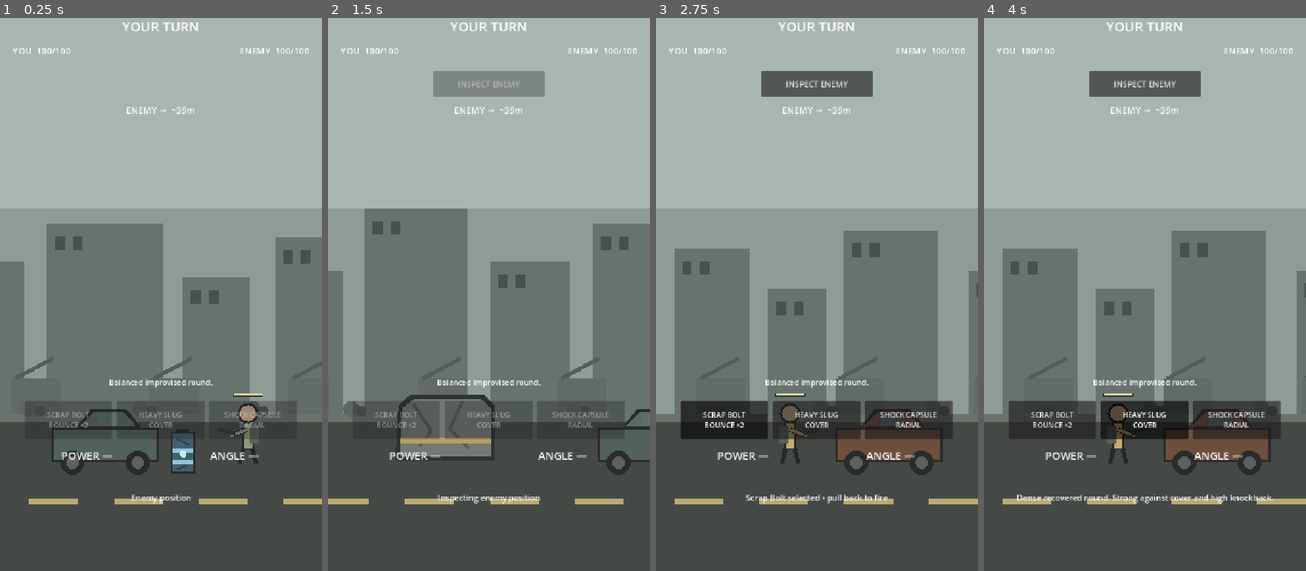
Above: before the commit, frames 1-4 (left to right).
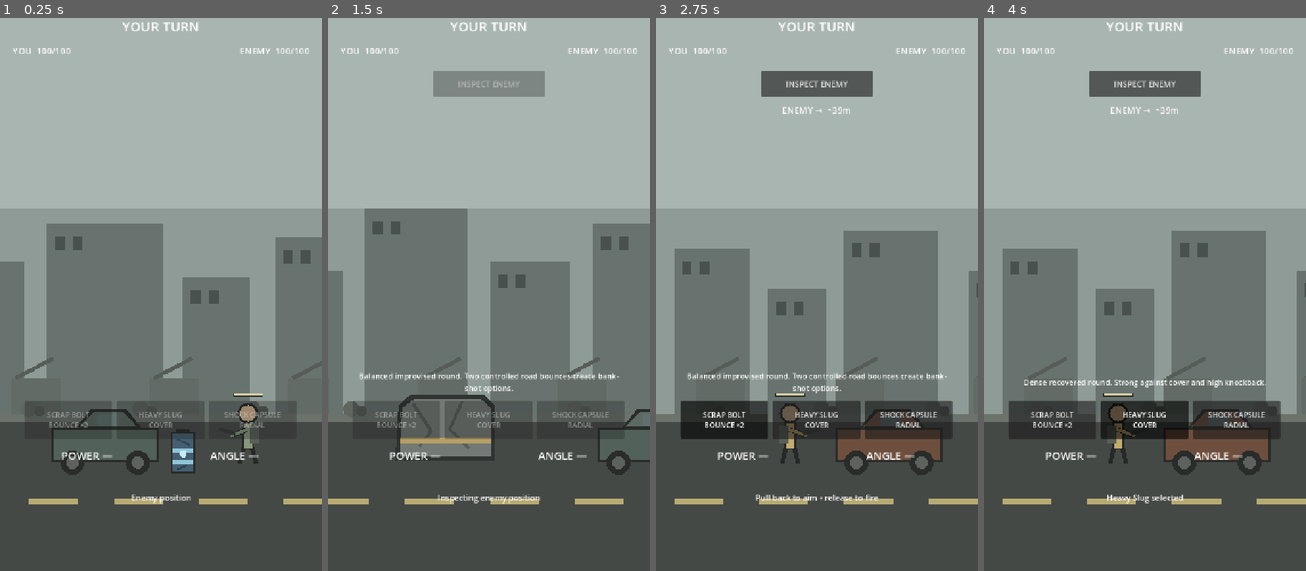
Above: after the commit, the same moments.

Repository: phantompixel-developer/FortKnocks
Game: Godot game, scene res://game/battle/battle.tscn
The game is run twice, just before and just after one commit, with the same random seed, the same clock (stepped at 60 frames per second) and the same inputs.
Inputs (mouse positions are in pixels of both pictures, inside the frame that each line leads up to):
- Up to frame 1 (0.25 s): no input
- Up to frame 2 (1.5 s): move the mouse to (559, 255) at 0.52 s; click (559, 255) at 0.67 s; click "INSPECT ENEMY" at 1.25 s
- Up to frame 3 (2.75 s): tap Enter at 2 s; drag from (752, 311) to (800, 399) at 2.02 s
- Up to frame 4 (4 s): click "SCRAP BOLT BOUNCE ×2" at 2.75 s; click "HEAVY SLUG COVER" at 3.5 s

The runs differ from the first frame. In frame 1, 0.3% of the frame differs, in the area x 34-66%, y 16-67%; in frame 2, 0.9%; in frame 3, 1.1%, in the area x 9-91%, y 64-88%; in frame 4, 1.0%.

Commit message:
feat: separate weapon help and add enemy distance cue

Diff:
--- a/game/battle/battle_controller.gd
+++ b/game/battle/battle_controller.gd
@@ -37,6 +37,8 @@
 @onready var power_label: Label = $HUD/Root/PowerLabel
 @onready var angle_label: Label = $HUD/Root/AngleLabel
 @onready var feedback_label: Label = $HUD/Root/FeedbackLabel
+@onready var enemy_locator_label: Label = $HUD/Root/EnemyLocatorLabel
+@onready var weapon_description_label: Label = $HUD/Root/WeaponDescriptionLabel
 @onready var hint_label: Label = $HUD/Root/HintLabel
 @onready var inspect_button: Button = $HUD/Root/InspectButton
 @onready var scrap_bolt_button: Button = $HUD/Root/WeaponBar/ScrapBolt
@@ -74,6 +76,8 @@
 	restart_button.pressed.connect(_restart)
 
 	inspect_button.visible = false
+	enemy_locator_label.visible = false
+	weapon_description_label.visible = false
 	restart_button.visible = false
 	feedback_label.visible = false
 	_update_weapon_buttons()
@@ -166,7 +170,8 @@
 	aim_guide.clear()
 	power_label.text = "POWER —"
 	angle_label.text = "ANGLE —"
-	hint_label.text = definition.description
+	weapon_description_label.text = definition.description
+	hint_label.text = "%s selected" % definition.display_name
 	_update_weapon_buttons()
 
 func _update_weapon_buttons() -> void:
@@ -189,6 +194,8 @@
 	_is_inspecting = false
 	inspect_button.visible = false
 	inspect_button.disabled = false
+	enemy_locator_label.visible = false
+	weapon_description_label.visible = false
 	_set_weapon_buttons_enabled(false)
 	aim_guide.clear()
 	power_label.text = "POWER —"
@@ -210,9 +217,13 @@
 
 	phase = Phase.PLAYER_AIM
 	inspect_button.visible = true
+	enemy_locator_label.visible = true
+	weapon_description_label.visible = true
+	weapon_description_label.text = _selected_weapon.description
 	_set_weapon_buttons_enabled(true)
 	_update_weapon_buttons()
-	hint_label.text = "%s selected • pull back to fire" % _selected_weapon.display_name
+	_update_enemy_locator()
+	hint_label.text = "Pull back to aim • release to fire"
 
 func _inspect_enemy() -> void:
 	if phase != Phase.PLAYER_AIM or _dragging or _is_inspecting:
@@ -220,6 +231,7 @@
 
 	_is_inspecting = true
 	inspect_button.disabled = true
+	enemy_locator_label.visible = false
 	_set_weapon_buttons_enabled(false)
 	var previous_hint := hint_label.text
 
@@ -239,6 +251,8 @@
 
 	hint_label.text = previous_hint
 	inspect_button.disabled = false
+	enemy_locator_label.visible = true
+	_update_enemy_locator()
 	_set_weapon_buttons_enabled(true)
 	_is_inspecting = false
 
@@ -249,6 +263,8 @@
 	phase = Phase.ENEMY_THINKING
 	_is_inspecting = false
 	inspect_button.visible = false
+	enemy_locator_label.visible = false
+	weapon_description_label.visible = false
 	_set_weapon_buttons_enabled(false)
 	aim_guide.clear()
 	turn_label.text = "ENEMY TURN"
@@ -289,6 +305,8 @@
 	phase = Phase.PROJECTILE_FLIGHT
 	_is_inspecting = false
 	inspect_button.visible = false
+	enemy_locator_label.visible = false
+	weapon_description_label.visible = false
 	_set_weapon_buttons_enabled(false)
 	_active_shooter = shooter
 	aim_guide.clear()
@@ -306,10 +324,14 @@
 	projectile.launch(shooter.get_launch_origin(), launch_velocity, shooter)
 	camera_director.follow(projectile)
 
-func _on_projectile_bounced(world_position: Vector2, _remaining_bounces: int) -> void:
-	_spawn_impact_effect(world_position, ImpactEffect.Kind.DUST, 0.55)
-	_show_feedback("RICOCHET")
-	hint_label.text = "Scrap Bolt bounced once"
+func _on_projectile_bounced(world_position: Vector2, bounce_number: int, remaining_bounces: int) -> void:
+	var strength := 0.64 if bounce_number == 1 else 0.52
+	_spawn_impact_effect(world_position, ImpactEffect.Kind.DUST, strength)
+	_show_feedback("RICOCHET %d/2" % bounce_number)
+	if remaining_bounces > 0:
+		hint_label.text = "First rebound — one road bounce remains"
+	else:
+		hint_label.text = "Second rebound — next ground contact resolves"
 
 func _on_projectile_resolved(
 	impact_position: Vector2,
@@ -519,6 +541,8 @@
 	phase = Phase.GAME_OVER
 	_is_inspecting = false
 	inspect_button.visible = false
+	enemy_locator_label.visible = false
+	weapon_description_label.visible = false
 	_set_weapon_buttons_enabled(false)
 	aim_guide.clear()
 	restart_button.visible = true
@@ -542,6 +566,18 @@
 func _update_hud() -> void:
 	health_label.text = "YOU  %d/100" % player.health
 	enemy_health_label.text = "ENEMY  %d/100" % enemy.health
+	if enemy_locator_label.visible:
+		_update_enemy_locator()
+
+func _update_enemy_locator() -> void:
+	if not enemy.is_alive():
+		enemy_locator_label.visible = false
+		return
+
+	var delta_x := enemy.global_position.x - player.global_position.x
+	var arrow := "→" if delta_x >= 0.0 else "←"
+	var approximate_metres := maxi(1, int(round(absf(delta_x) / 40.0)))
+	enemy_locator_label.text = "ENEMY %s  ~%dm" % [arrow, approximate_metres]
 
 func _restart() -> void:
 	get_tree().reload_current_scene()
